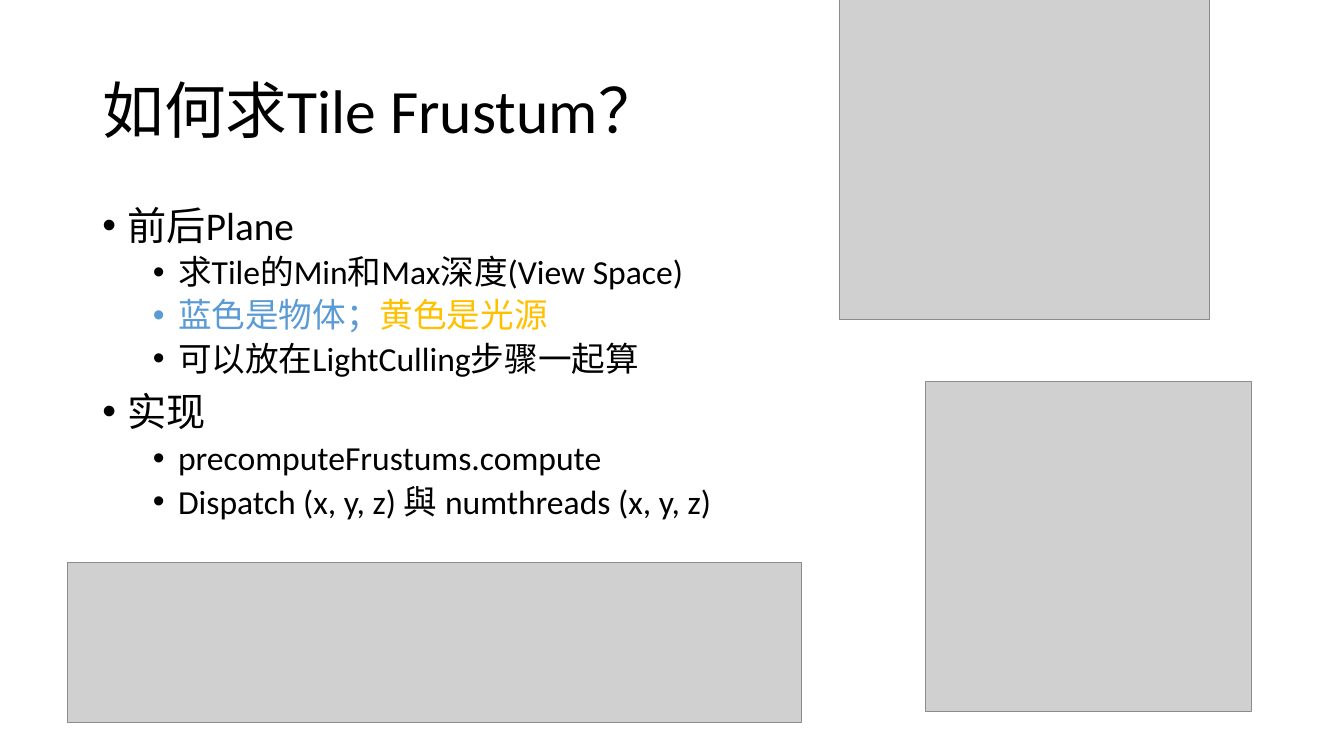
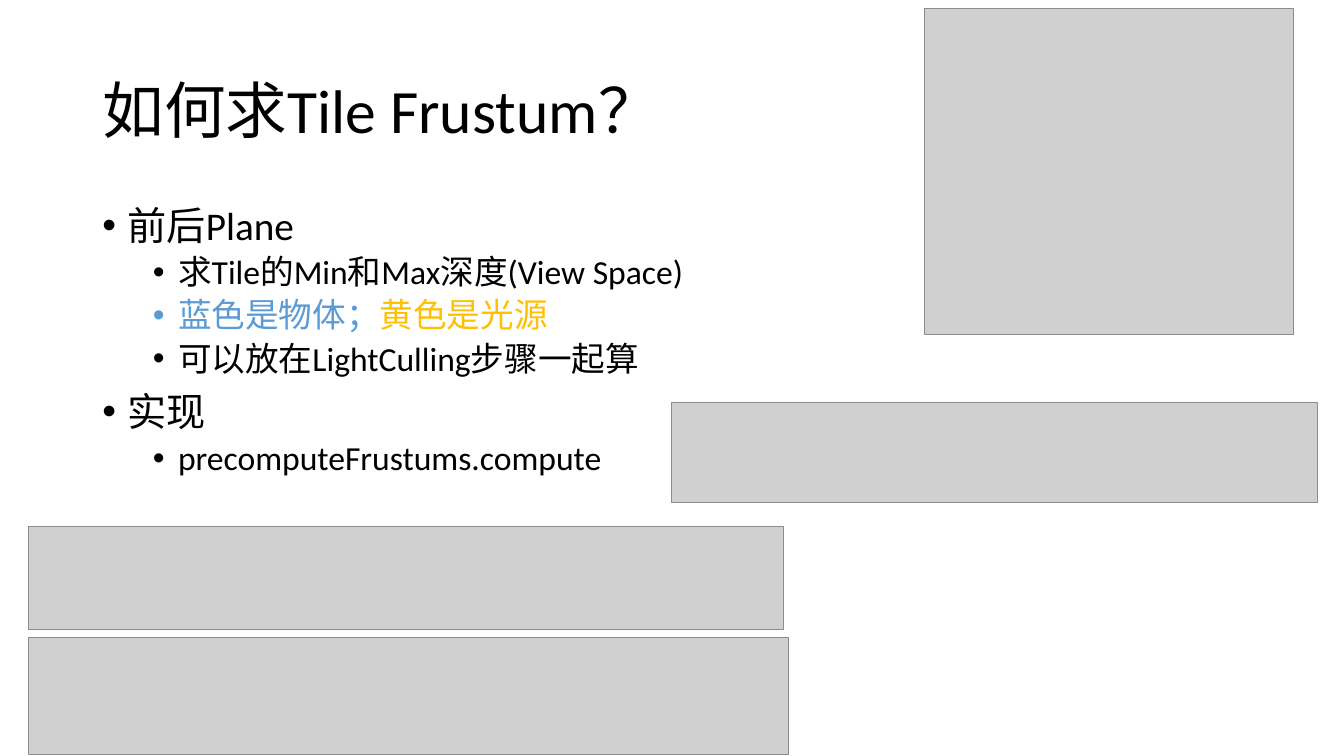
Before and after one commit to liangjuntu/Papers, a slide deck: slide 10 of ForwardPlus/Forward+梁骏图.pptx (slide 9 before the commit). Drawn at 1344x756 pixels with LibreOffice and Linux fonts; fonts in the diff are those of the drawing; grey boxes stand for pictures. Boxes give left, top, right and bottom in pixels: in the first picture for what was removed or moved away, otherwise in the second. Text is boxed around its words. In the diff, an @@ line names an element or a change of style, - is before the commit and + after.

```diff
--- a/ForwardPlus/Forward+梁骏图.pptx
+++ b/ForwardPlus/Forward+梁骏图.pptx
@@ picture: place and size @@
-picture at [840,0,1210,320]
+picture at [925,9,1295,335]
@@ picture removed at [926,381,1252,712] @@
@@ picture added at [673,403,1319,503] @@
@@ text at [178,486,711,520]: paragraph removed @@
-  • Dispatch (x, y, z) 與 numthreads (x, y, z)
@@ picture added at [29,526,784,630] @@
@@ picture removed at [68,563,802,723] @@
@@ picture added at [29,637,789,754] @@
```
Also in this commit, not shown: 8 other slides changed, 8 slides added, 1 other file.
